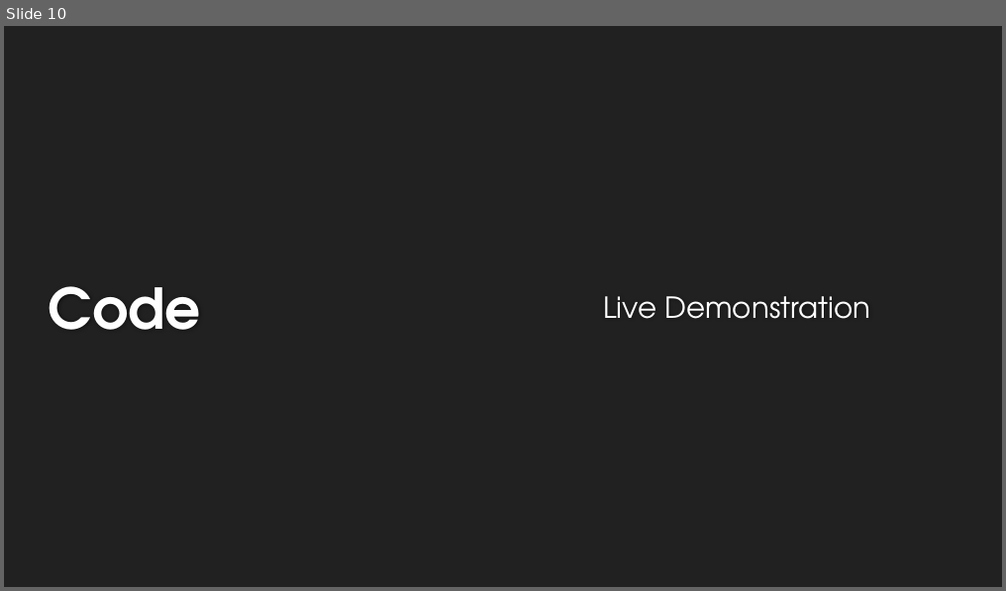
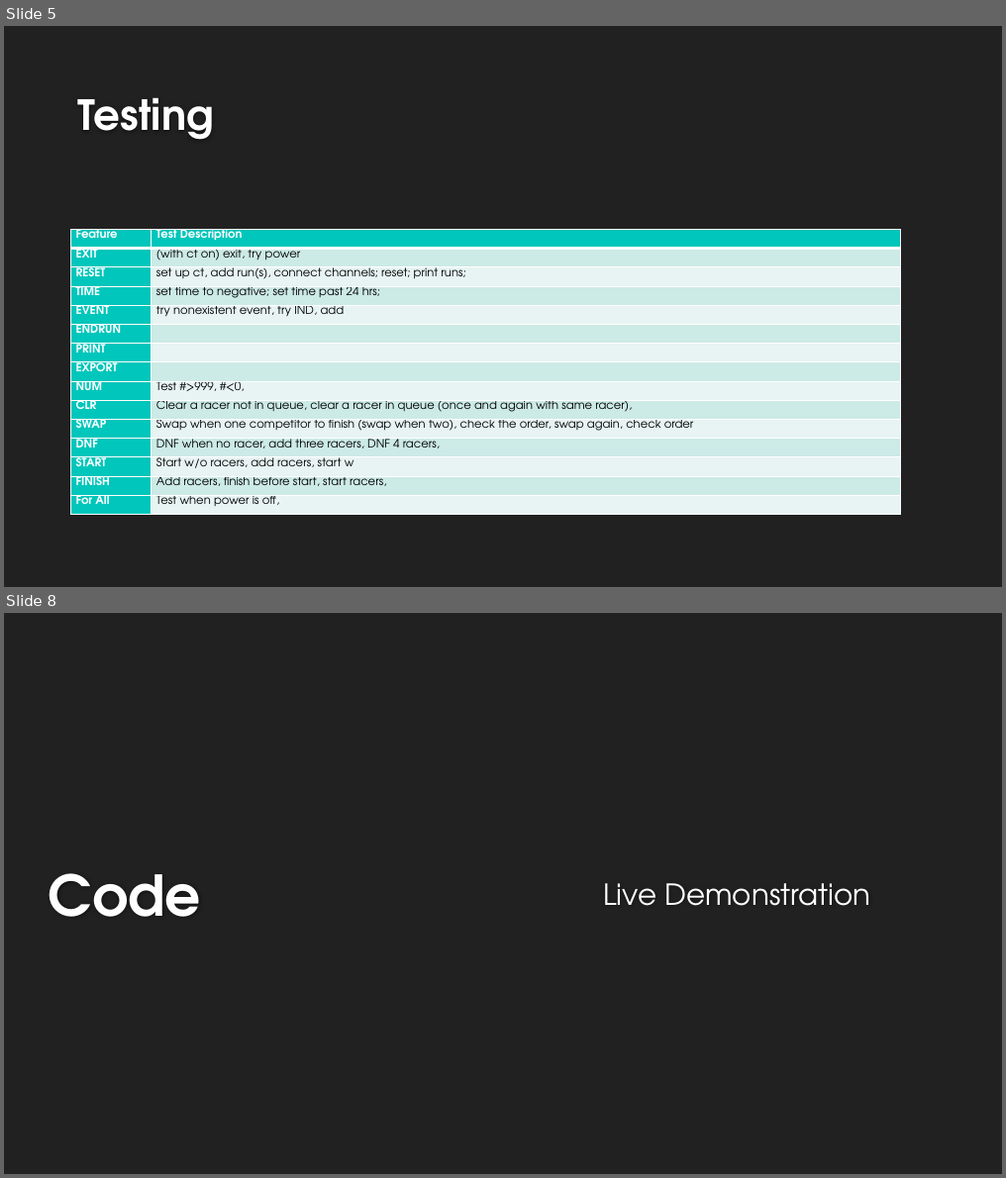
Before and after one commit to Fastwatch/FastWatch361, a slide deck: Artifacts/Presentation/Fastwatch.pptx. Shown one above the other, each under a label of ours: slide 10 before the commit, slides 5 and 8 after it; the slides between them are not shown. The pictures are 1006x591 and 1006x1178 pixels, drawn with LibreOffice and Linux fonts; fonts in the diff are those of the drawing; background and template pictures are left out. Boxes give left, top, right and bottom in pixels: in the first picture for what was removed or moved away, otherwise in the second. Text is boxed around its words. In the diff, an @@ line names an element or a change of style, - is before the commit and + after.

```diff
--- a/Artifacts/Presentation/Fastwatch.pptx
+++ b/Artifacts/Presentation/Fastwatch.pptx
@@ slide 5 added at bbox=[4, 26, 1002, 587], background #212121 @@
@@ title added at bbox=[78, 97, 214, 140], 40 pt, text #FEFEFE, bold @@
+Testing
@@ table added at bbox=[70, 230, 901, 515], 15 rows, 2 columns @@
+Feature | Test Description
+EXIT | (with ct on) exit, try power
+RESET | set up ct, add run(s), connect channels; reset; print runs;
+TIME | set time to negative; set time past 24 hrs;
+EVENT | try nonexistent event, try IND, add
+ENDRUN | 
+PRINT | 
+EXPORT | 
+NUM | Test #>999, #<0,
+CLR | Clear a racer not in queue, clear a racer in queue (once and again with same racer),
+SWAP | Swap when one competitor to finish (swap when two), check the order, swap again, check order
+DNF | DNF when no racer, add three racers, DNF 4 racers,
+START | Start w/o racers, add racers, start w
+FINISH | Add racers, finish before start, start racers,
+For All | Test when power is off,
@@ what was slide 10 is now slide 8 @@
```
Also in this commit, not shown: 3 slides changed, 1 other slide added, 4 slides removed, 1 other file.
